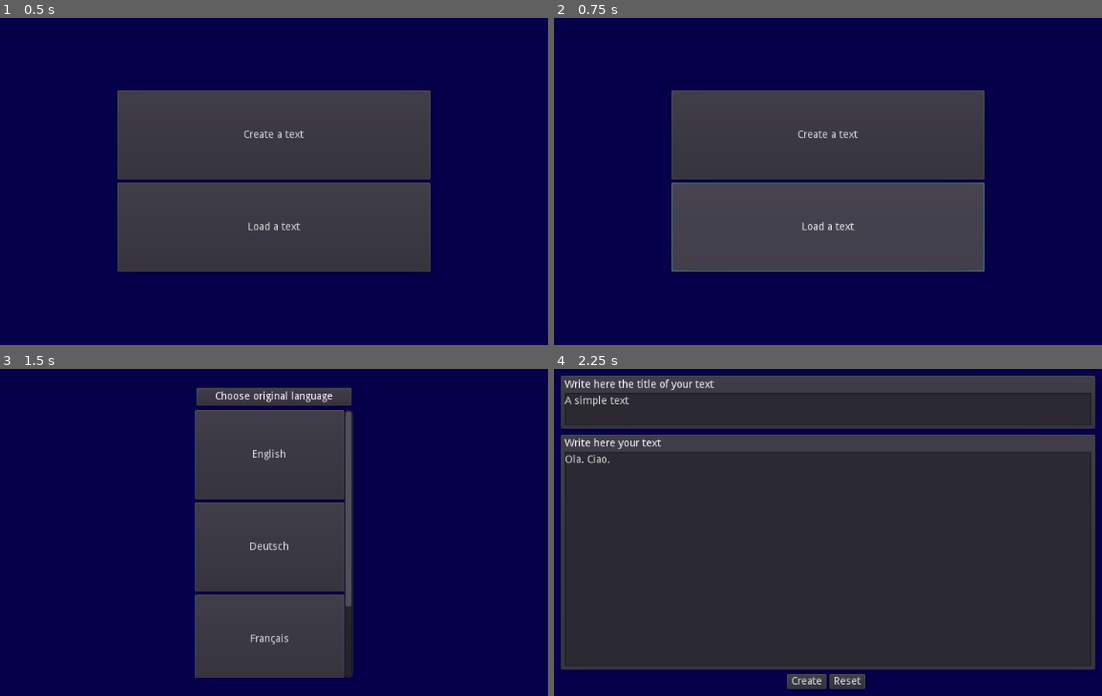
Above: before the commit, frames 1-4 (two rows, left to right).
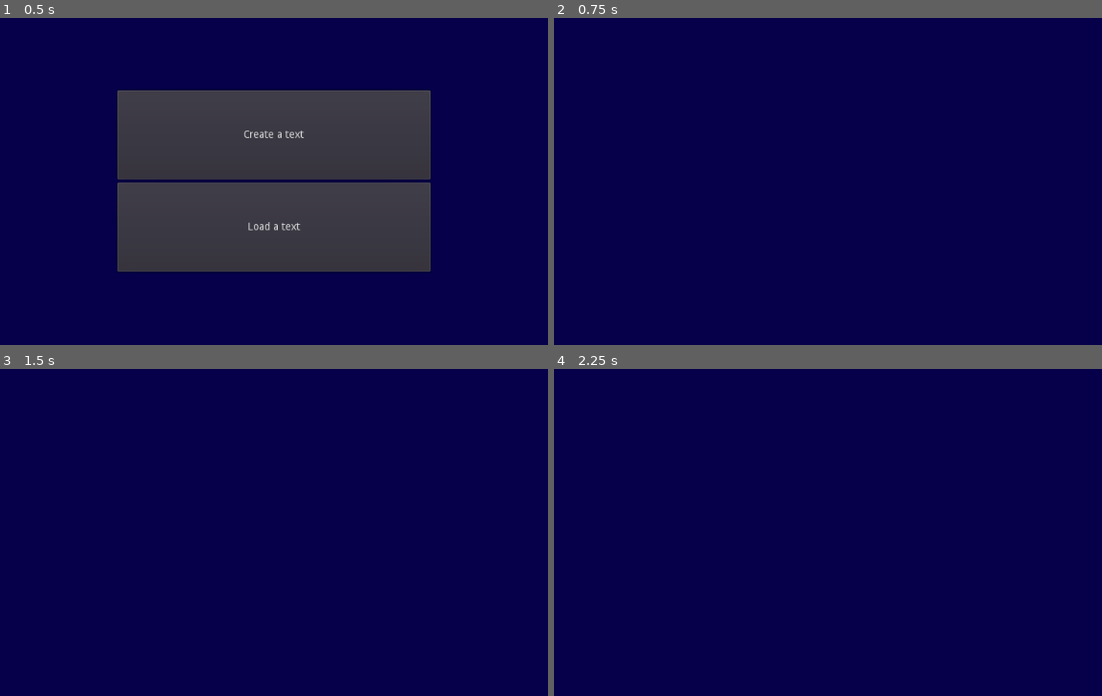
Above: after the commit, the same moments.

Repository: carllacan/langback
Game: Godot game, scene res://scenes/TextEntry.tscn
Two runs of this game, one before a commit and one after it. Both use one fixed random seed, a clock stepped at 60 frames per second and the inputs below.
Inputs (mouse positions are in pixels of both pictures, inside the frame that each line leads up to):
- Up to frame 1 (0.5 s): no input
- Up to frame 2 (0.75 s): click "Load a text" at 0.5 s
- Up to frame 3 (1.5 s): click (274, 486) at 1.25 s, where only the run before the commit has a clickable "Create a text"
- Up to frame 4 (2.25 s): click (822, 454) at 2 s, where only the run before the commit has a clickable "English"

Frame 1 is identical in both runs. In frame 2, 31% of the frame differs, in the area x 21-79%, y 22-78%; in frame 3, 25%; in frame 4, 87%, in the area x 1-99%, y 2-98%.

Commit message:
Implemented saved text enumeration

Diff:
--- a/scenes/TextEntry.tscn
+++ b/scenes/TextEntry.tscn
@@ -1,9 +1,10 @@
-[gd_scene load_steps=5 format=2]
+[gd_scene load_steps=6 format=2]
 
 [ext_resource path="res://scripts/TextEntry.gd" type="Script" id=1]
-[ext_resource path="res://scripts/LanguageMenu.gd" type="Script" id=2]
-[ext_resource path="res://scripts/TextInputWindow.gd" type="Script" id=3]
-[ext_resource path="res://scripts/SentenceList.gd" type="Script" id=4]
+[ext_resource path="res://scripts/LoadMenu.gd" type="Script" id=2]
+[ext_resource path="res://scripts/LanguageMenu.gd" type="Script" id=3]
+[ext_resource path="res://scripts/TextInputWindow.gd" type="Script" id=4]
+[ext_resource path="res://scripts/SentenceList.gd" type="Script" id=5]
 
 [node name="TextEntry" type="Node2D"]
 script = ExtResource( 1 )
@@ -44,76 +45,11 @@
 text = "Load a text"
 
 [node name="LoadMenu" type="VBoxContainer" parent="MarginContainer/CenterContainer"]
-visible = false
-margin_left = 505.0
-margin_top = 293.0
-margin_right = 519.0
-margin_bottom = 307.0
-
-[node name="TextItem" type="PanelContainer" parent="MarginContainer/CenterContainer/LoadMenu"]
-margin_right = 350.0
-margin_bottom = 74.0
-
-[node name="HBoxContainer" type="HBoxContainer" parent="MarginContainer/CenterContainer/LoadMenu/TextItem"]
-margin_left = 7.0
-margin_top = 7.0
-margin_right = 343.0
-margin_bottom = 67.0
-
-[node name="Languages" type="VBoxContainer" parent="MarginContainer/CenterContainer/LoadMenu/TextItem/HBoxContainer"]
-margin_right = 64.0
-margin_bottom = 60.0
-
-[node name="PanelContainer" type="PanelContainer" parent="MarginContainer/CenterContainer/LoadMenu/TextItem/HBoxContainer/Languages"]
-margin_right = 64.0
-margin_bottom = 28.0
-
-[node name="OriginalLanguage" type="Label" parent="MarginContainer/CenterContainer/LoadMenu/TextItem/HBoxContainer/Languages/PanelContainer"]
-margin_left = 7.0
-margin_top = 7.0
-margin_right = 57.0
-margin_bottom = 21.0
-text = "Original"
-
-[node name="PanelContainer2" type="PanelContainer" parent="MarginContainer/CenterContainer/LoadMenu/TextItem/HBoxContainer/Languages"]
-margin_top = 32.0
-margin_right = 64.0
-margin_bottom = 60.0
-
-[node name="TargetLanguage" type="Label" parent="MarginContainer/CenterContainer/LoadMenu/TextItem/HBoxContainer/Languages/PanelContainer2"]
-margin_left = 7.0
-margin_top = 7.0
-margin_right = 57.0
-margin_bottom = 21.0
-text = "Target"
-
-[node name="VBoxContainer" type="VBoxContainer" parent="MarginContainer/CenterContainer/LoadMenu/TextItem/HBoxContainer"]
-margin_left = 68.0
-margin_right = 276.0
-margin_bottom = 60.0
-
-[node name="TexTitle" type="Label" parent="MarginContainer/CenterContainer/LoadMenu/TextItem/HBoxContainer/VBoxContainer"]
-margin_right = 208.0
-margin_bottom = 14.0
-text = "Title of the text"
-
-[node name="SentenceNumber" type="Label" parent="MarginContainer/CenterContainer/LoadMenu/TextItem/HBoxContainer/VBoxContainer"]
-margin_top = 18.0
-margin_right = 208.0
-margin_bottom = 32.0
-text = "Number of sentences in the text"
-
-[node name="PanelContainer" type="PanelContainer" parent="MarginContainer/CenterContainer/LoadMenu/TextItem/HBoxContainer"]
-margin_left = 280.0
-margin_right = 336.0
-margin_bottom = 60.0
-
-[node name="Button" type="Button" parent="MarginContainer/CenterContainer/LoadMenu/TextItem/HBoxContainer/PanelContainer"]
-margin_left = 7.0
-margin_top = 7.0
-margin_right = 49.0
-margin_bottom = 53.0
-text = "Load"
+margin_left = 512.0
+margin_top = 300.0
+margin_right = 512.0
+margin_bottom = 300.0
+script = ExtResource( 2 )
 
 [node name="LanguageMenu" type="HBoxContainer" parent="MarginContainer/CenterContainer"]
 visible = false
@@ -191,11 +127,12 @@
 text = "German"
 
 [node name="TextInputWindow" type="VBoxContainer" parent="MarginContainer/CenterContainer"]
+visible = false
 margin_left = 152.0
 margin_top = 88.0
 margin_right = 872.0
 margin_bottom = 511.0
-script = ExtResource( 3 )
+script = ExtResource( 4 )
 
 [node name="TextTitle" type="PanelContainer" parent="MarginContainer/CenterContainer/TextInputWindow"]
 margin_right = 720.0
@@ -307,12 +244,13 @@
 size_flags_horizontal = 3
 size_flags_vertical = 5
 scroll_horizontal_enabled = false
-script = ExtResource( 4 )
+script = ExtResource( 5 )
 
 [node name="VBoxContainer" type="VBoxContainer" parent="MarginContainer/CenterContainer/SentenceList"]
 size_flags_vertical = 5
 
 [node name="HTTPRequest" type="HTTPRequest" parent="."]
 [connection signal="pressed" from="MarginContainer/CenterContainer/MainMenu/CreateButton" to="." method="_on_CreateButton_pressed"]
+[connection signal="pressed" from="MarginContainer/CenterContainer/MainMenu/LoadButton" to="." method="_on_LoadButton_pressed"]
 [connection signal="pressed" from="MarginContainer/CenterContainer/TextInputWindow/HBoxContainer/CreateButton" to="." method="_create"]
 [connection signal="pressed" from="MarginContainer/CenterContainer/TextInputWindow/HBoxContainer/ResetButton" to="MarginContainer/CenterContainer/TextInputWindow" method="_on_ResetButton_pressed"]
--- a/scenes/TextItem.tscn
+++ b/scenes/TextItem.tscn
@@ -1,9 +1,14 @@
-[gd_scene format=2]
+[gd_scene load_steps=2 format=2]
+
+[ext_resource path="res://scripts/TextItem.gd" type="Script" id=1]
 
 [node name="TextItem" type="PanelContainer"]
-editor/display_folded = true
 margin_right = 350.0
 margin_bottom = 74.0
+script = ExtResource( 1 )
+__meta__ = {
+"_edit_use_anchors_": false
+}
 
 [node name="HBoxContainer" type="HBoxContainer" parent="."]
 margin_left = 7.0
@@ -43,7 +48,7 @@
 margin_right = 276.0
 margin_bottom = 60.0
 
-[node name="TexTitle" type="Label" parent="HBoxContainer/VBoxContainer"]
+[node name="TextTitle" type="Label" parent="HBoxContainer/VBoxContainer"]
 margin_right = 208.0
 margin_bottom = 14.0
 text = "Title of the text"
--- /dev/null
+++ b/scripts/LoadMenu.gd
@@ -0,0 +1,37 @@
+extends VBoxContainer
+
+const SAVED_TEXTS_DIR = "res://saved_texts/"
+var TextItem = load("res://scenes/TextItem.tscn")
+
+
+func _ready():
+	connect("visibility_changed", self, "_on_visibility_change")
+
+func _on_visibility_change():
+	if visible:
+		return
+	load_saved_texts()
+
+func load_saved_texts():
+	var load_dir = Directory.new()
+	load_dir.open(SAVED_TEXTS_DIR)
+	load_dir.list_dir_begin(true, true)
+
+	print("Getting saved texts...")
+	while true:
+		var filename = load_dir.get_next()
+
+		if filename == "":
+			break
+		if filename.ends_with(".json"):
+			var file = File.new()
+			file.open(SAVED_TEXTS_DIR + filename, file.READ)
+			var json_result = JSON.parse(file.get_as_text())
+			if json_result.error != OK:
+				continue
+			var text_info = json_result.result
+
+			file.close()
+			var new_ti = TextItem.instance()
+			add_child(new_ti)
+			new_ti.load_text_info(text_info)
--- a/scripts/TextEntry.gd
+++ b/scripts/TextEntry.gd
@@ -133,6 +133,9 @@
 func _on_CreateButton_pressed():
 	change_window(language_menu)
 
+func _on_LoadButton_pressed():
+	change_window(load_menu)
+
 func _on_language_selection(lang):
 	language = lang
 	change_window(text_input_window)
--- /dev/null
+++ b/scripts/TextItem.gd
@@ -0,0 +1,9 @@
+extends PanelContainer
+
+func load_text_info(text_info):
+
+	find_node("OriginalLanguage").text = text_info["Language"]
+	find_node("TextTitle").text = text_info["Title"]
+	var sentence_num = len(text_info["Sentences"])
+
+	find_node("SentenceNumber").text = "%s sentences" % sentence_num
Not shown: 1 places in scenes/TextEntry.tscn that only renumber resources
